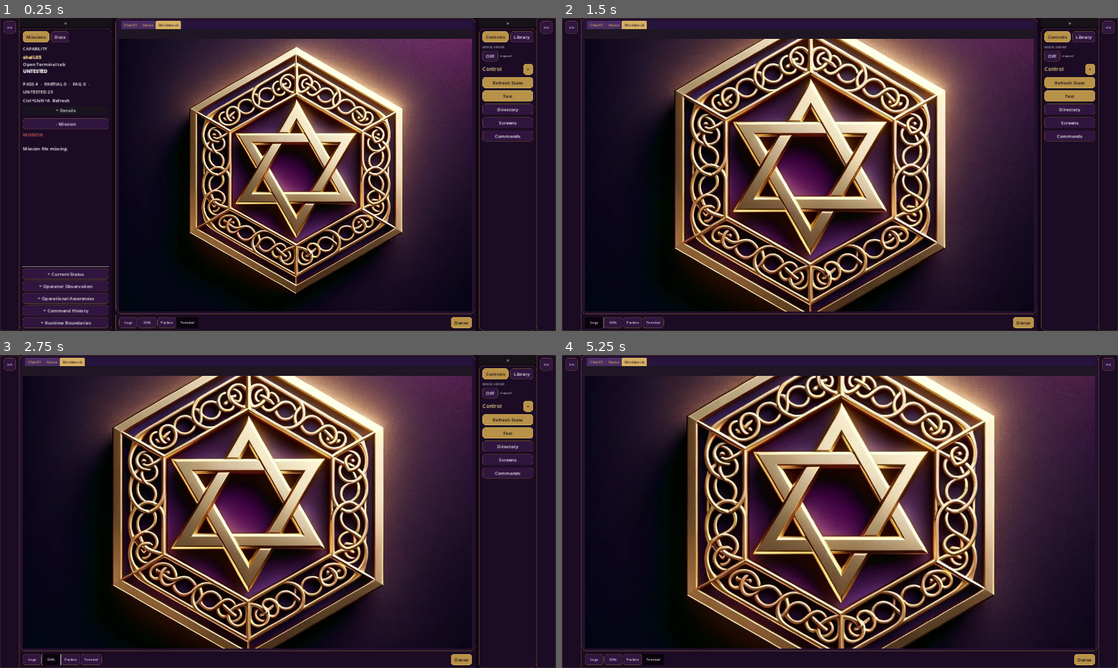
Above: before the commit, frames 1-4 (two rows, left to right).
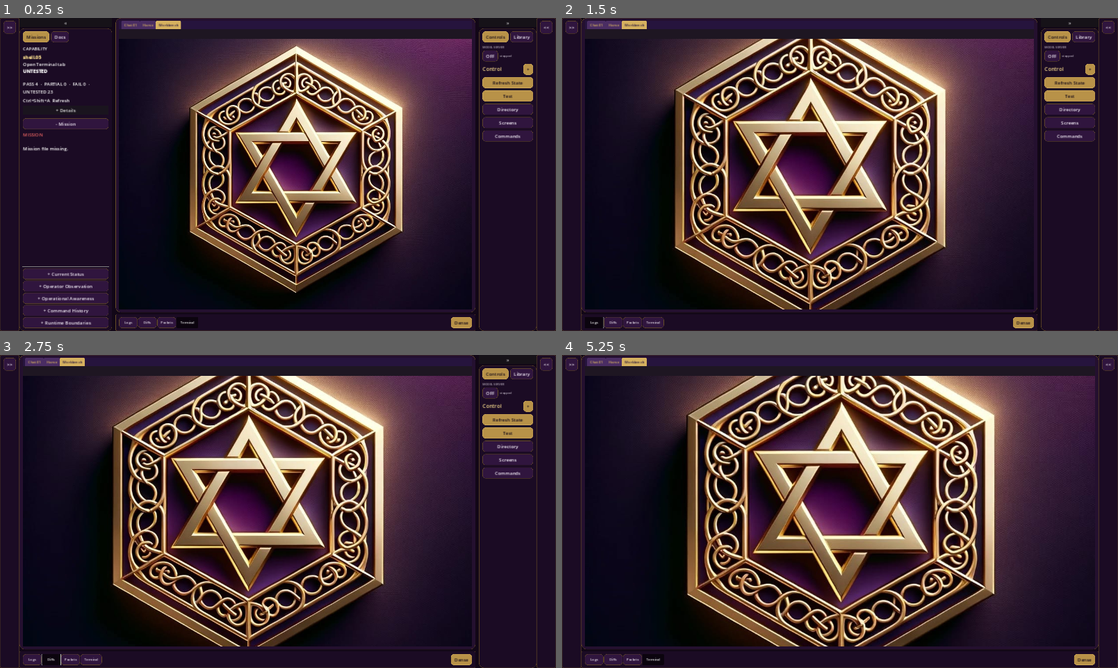
Above: after the commit, the same moments.

Repository: Precision-Tower/Spaceship
Game: Godot game, scene res://scenes/Main.tscn
Two runs of this game, one before a commit and one after it. Both use one fixed random seed, a clock stepped at 60 frames per second and the inputs below.
Inputs:
- Up to frame 1 (0.25 s): no input
- Up to frame 2 (1.5 s): click ">>" at 0.5 s; click "Logs" at 1.25 s
- Up to frame 3 (2.75 s): click "Diffs" at 2 s
- Up to frame 4 (5.25 s): click "Packets" at 2.75 s; click "Terminal" at 3.5 s; click "Dense" at 4.25 s; click "»" at 5 s

The runs differ from the first frame. In frame 1, 7.8% of the frame differs, in the area x 20-86%, y 6-95%; in frame 2, 11%; in frame 3, 11%; in frame 4, 12%, in the area x 3-97%, y 6-95%.

Commit message:
dock: type delta explicitly

Diff:
--- a/UI/OperatorShell/Main.gd
+++ b/UI/OperatorShell/Main.gd
@@ -428,6 +428,18 @@
 	workspace_host.add_child(_workspace())
 	main_v_split.add_child(workspace_host)
 
+	var dock_handle := Control.new()
+	dock_handle.custom_minimum_size = Vector2(0, 6)
+	dock_handle.size_flags_horizontal = Control.SIZE_EXPAND_FILL
+	dock_handle.mouse_filter = Control.MOUSE_FILTER_STOP
+	dock_handle.gui_input.connect(_on_dock_handle_input)
+	var handle_bg := ColorRect.new()
+	handle_bg.color = Color(0.3, 0.2, 0.4, 0.001)
+	handle_bg.set_anchors_preset(Control.PRESET_FULL_RECT)
+	handle_bg.mouse_filter = Control.MOUSE_FILTER_IGNORE
+	dock_handle.add_child(handle_bg)
+	main_v_split.add_child(dock_handle)
+
 	var bottom := _bottom()
 	bottom.size_flags_vertical = Control.SIZE_SHRINK_END
 	bottom.custom_minimum_size = Vector2(0, 48)
@@ -1652,3 +1664,19 @@
 	set_left_mode("docs")
 	if not left_dock_open:
 		_toggle_left_dock()
+
+var _dock_dragging := false
+var _dock_drag_start_y := 0.0
+
+func _on_dock_handle_input(event: InputEvent) -> void:
+	if event is InputEventMouseButton and event.button_index == MOUSE_BUTTON_LEFT:
+		_dock_dragging = event.pressed
+		_dock_drag_start_y = event.global_position.y
+	elif event is InputEventMouseMotion and _dock_dragging:
+		var delta: float = _dock_drag_start_y - event.global_position.y
+		_dock_drag_start_y = event.global_position.y
+		if bottom_shell == null:
+			return
+		var cur_h: float = bottom_shell.custom_minimum_size.y
+		var new_h: float = clampf(cur_h + delta, 48.0, 800.0)
+		bottom_shell.custom_minimum_size = Vector2(0, new_h)
